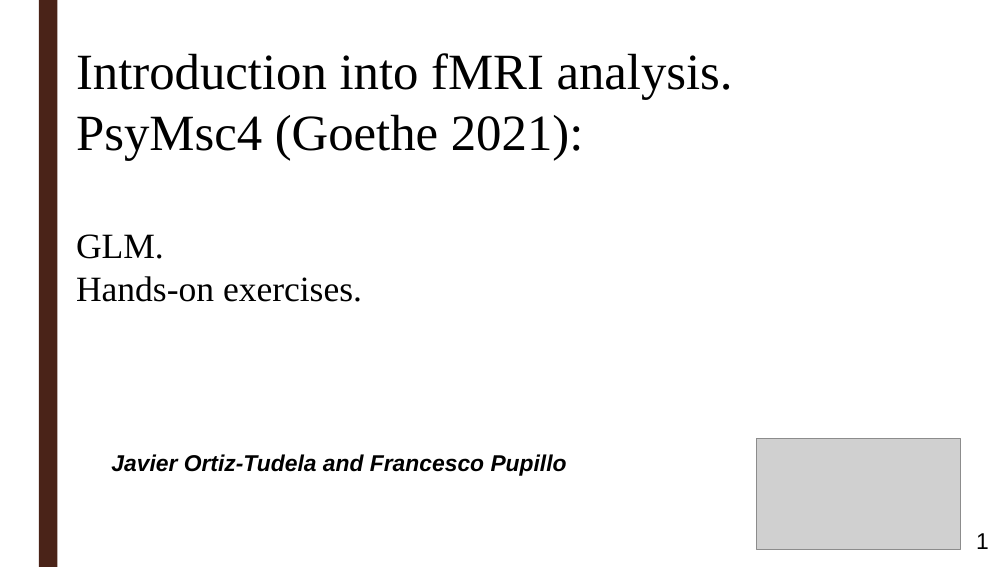
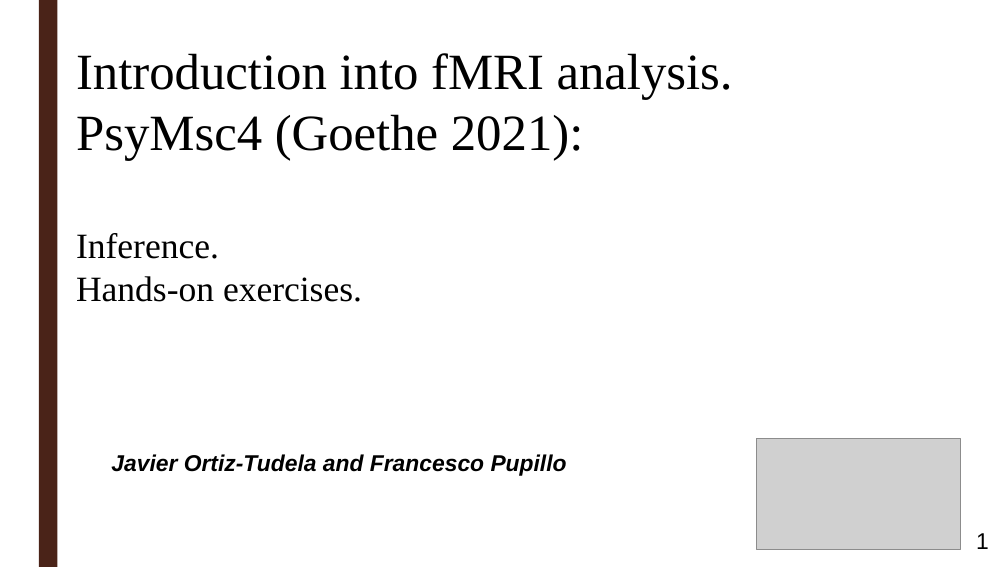
Before and after one commit to ortiztud/fmri_analysis_intro, a slide deck: slide 1 of slides/slides_session-3_hands-on.ppt. Drawn at 1008x567 pixels with LibreOffice and Linux fonts; fonts in the diff are those of the drawing; grey boxes stand for pictures; background and template pictures are left out. Boxes give left, top, right and bottom in pixels: in the first picture for what was removed or moved away, otherwise in the second. Text is boxed around its words. In the diff, an @@ line names an element or a change of style, - is before the commit and + after.

```diff
--- a/slides/slides_session-3_hands-on.ppt
+++ b/slides/slides_session-3_hands-on.ppt
@@ text at [76, 233, 219, 259]: text changed @@
-GLM.
+Inference.
```
Also in this commit, not shown: 10 other slides changed, 1 slide added, 2 other files.
